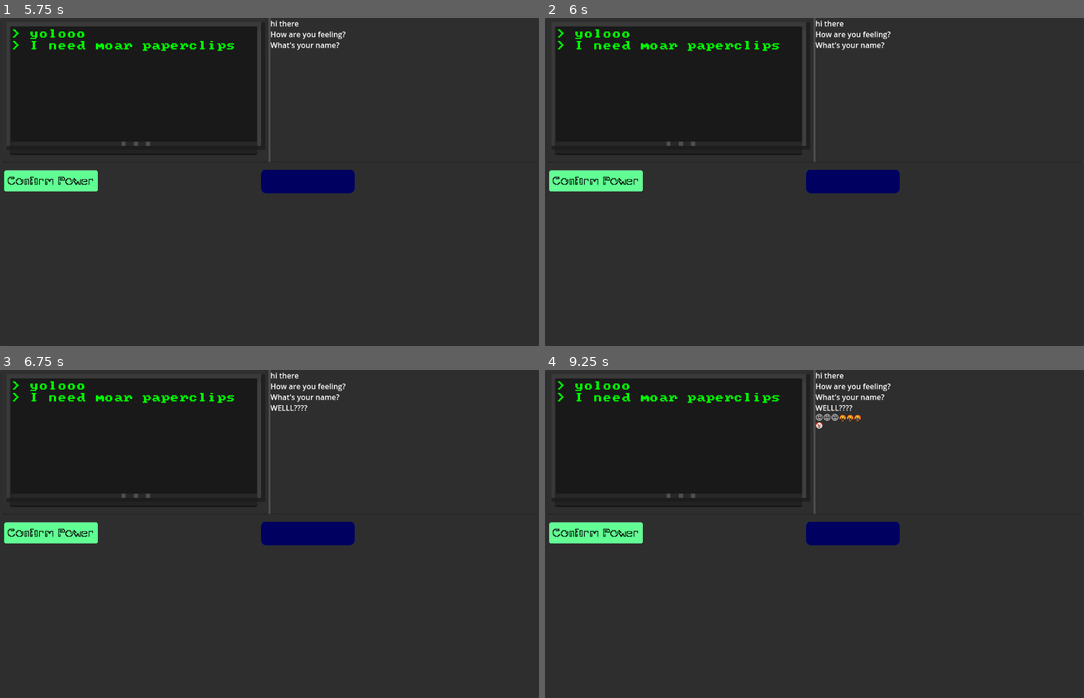
Above: before the commit, frames 1-4 (two rows, left to right).
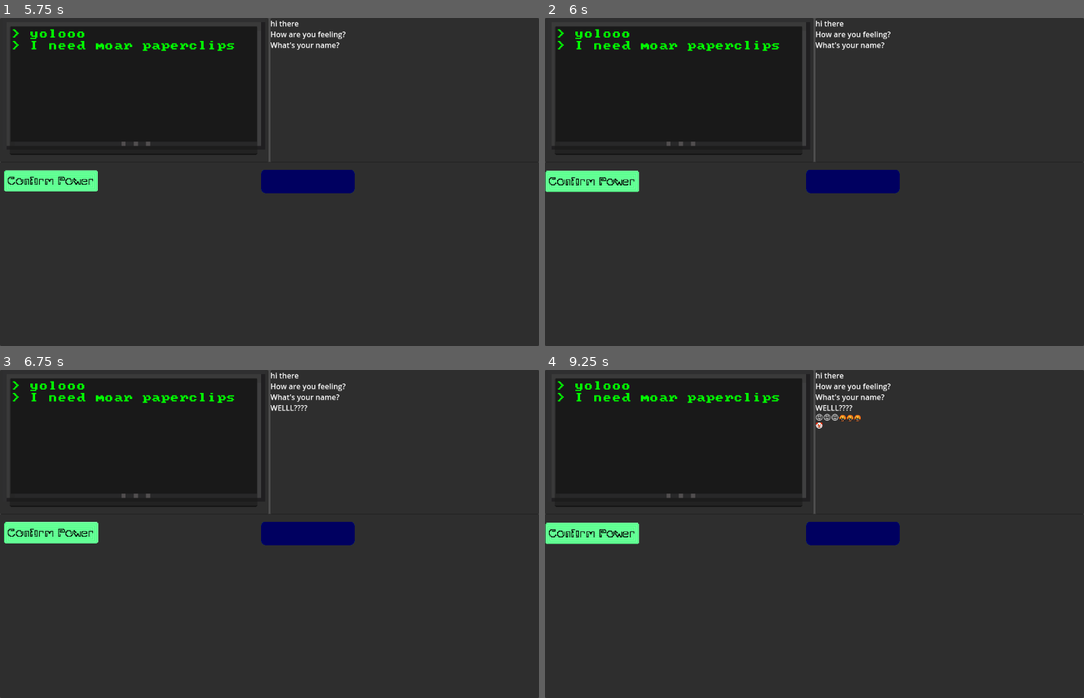
Above: after the commit, the same moments.

Repository: drakin769/GameJam2024
Game: Godot game, scene res://ui/userInterface.tscn
Same seed, same stepped clock (60 frames per second), same inputs: the game is played once before the commit and once after it.
Inputs (mouse positions are in pixels of both pictures, inside the frame that each line leads up to):
- Up to frame 1 (5.75 s): tap Enter (ui_accept) at 0.5, 0.77, 1.25, 1.52, 3.02, 3.5, 3.77, 4.25, 4.52 s; move the mouse to (404, 90) at 0.52 s; press the mouse at (404, 90) at 0.53 s; tap E (e) at 0.8, 1.35, 3.05, 3.6, 5.3 s; move the mouse to (48, 182) at 1.27 s; release the mouse at (48, 182) at 1.28 s; tap W (w) at 1.55, 2.1, 3.8, 5.1 s; press the mouse at (48, 182) at 2.03 s; move the mouse to (242, 247) at 2.77 s; release the mouse at (242, 247) at 2.78 s; click (242, 247) at 2.85 s; move the mouse to (48, 182) at 3.52 s; tap Q (q) at 4.35 s; click (48, 182) at 4.55 s; move the mouse to (296, 182) at 5.02 s
- Up to frame 2 (6 s): tap Enter (ui_accept) at 5.75 s; move the mouse to (593, 182) at 5.77 s; click (593, 182) at 5.85 s
- Up to frame 3 (6.75 s): tap Enter (ui_accept) at 6.02, 6.5 s; tap W (w) at 6.05 s; press the mouse at (48, 534) at 6.53 s; tap E (e) at 6.6 s
- Up to frame 4 (9.25 s): tap Enter (ui_accept) at 6.77, 7.52, 9.02 s; move the mouse to (706, 550) at 7.27 s; release the mouse at (706, 550) at 7.28 s; tap W (w) at 7.35, 8.3 s; tap E (e) at 7.55, 8.85 s; move the mouse to (593, 534) at 8.02 s; press the mouse at (593, 534) at 8.03 s; release the mouse at (593, 534) at 8.78 s; click (593, 534) at 9.05 s

Frame 1 is identical in both runs. In frame 2, 0.5% of the frame differs, in the area x 0-19%, y 46-54%; in frame 3, less than 0.1%; in frame 4, 0.5%.
Error after the commit: Attempt to call function 'play' in base 'null instance' on a null instance. (res://instruction.gd:42)

Commit message:
Added pickupsound

Diff:
--- a/instruction.gd
+++ b/instruction.gd
@@ -1,4 +1,7 @@
 extends Node2D
+
+@onready var pickupSound = $PickupSound
+
 var is_held = false
 var able_to_be_held = false
 	#used to dynamically turn on or off ability to be picked up, such as being turned off if something else is held.
@@ -36,6 +39,7 @@
 func _process(delta):
 	if able_to_be_held:
 		if Input.is_action_just_pressed("click"):
+			pickupSound.play()
 			#global.add_text_to_dot_matrix("I just clicked the thingy!")
 			offset = get_global_mouse_position() - global_position
 			global.is_dragging = true
@@ -49,7 +53,8 @@
 			global.is_dragging = false
 			z_index = 1
 			if slot != null:
-				global.nuke_dot_matrix()
+				# TODO move this where it should actually go
+				#global.nuke_dot_matrix()
 				slot.instructions.append(self)
 				print(slot.instructions.size())
 			if slot != null and slot.instructions.size()>1:
Not shown, added: sounds/478196__jonnyruss01__click_2.wav.import
Not shown, added: sounds/478196__jonnyruss01__click_2.wav
